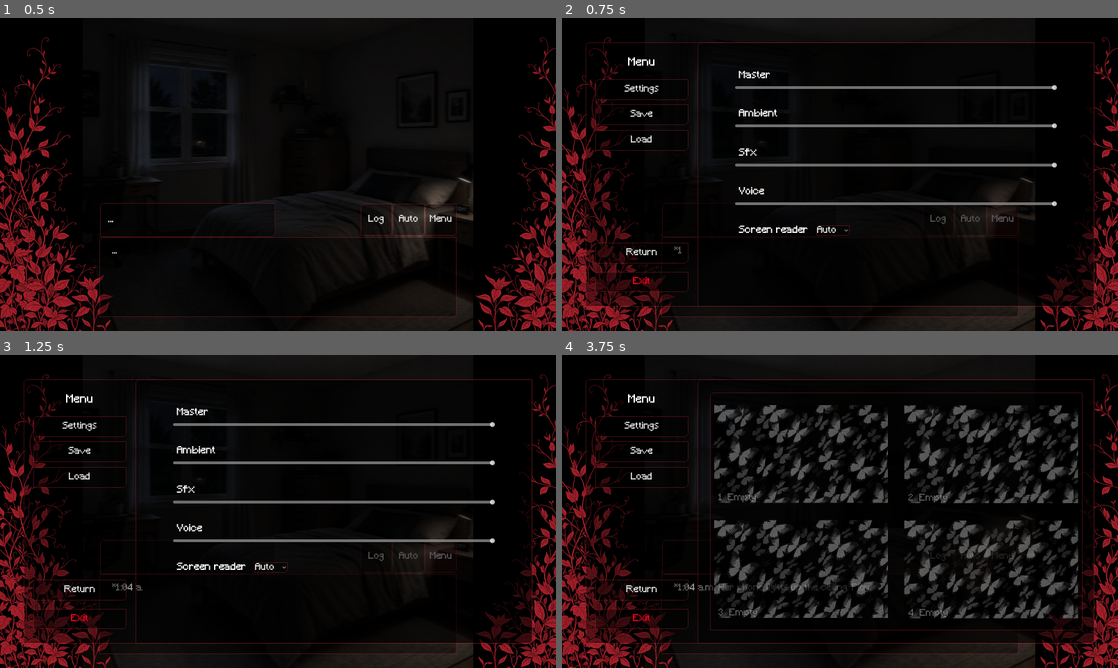
Above: before the commit, frames 1-4 (two rows, left to right).
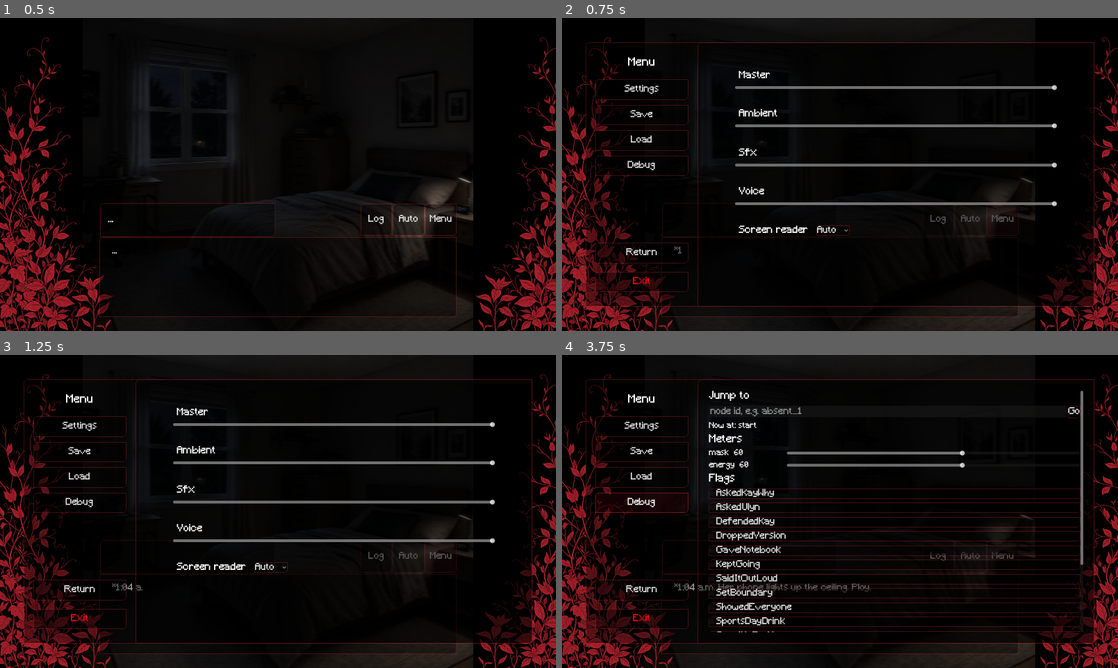
Above: after the commit, the same moments.

Repository: candydaisy/UntitledIllness
Game: Godot game, scene res://Scenes/Characters/Elysia.tscn
Same seed, same stepped clock (60 frames per second), same inputs: the game is played once before the commit and once after it. This scene is started directly instead of the project's main scene.
Inputs (mouse positions are in pixels of both pictures, inside the frame that each line leads up to):
- Up to frame 1 (0.5 s): no input
- Up to frame 2 (0.75 s): click "Menu" at 0.5 s
- Up to frame 3 (1.25 s): no input
- Up to frame 4 (3.75 s): click "Settings" at 1.25 s; click "Save" at 2 s; click "Load" at 2.75 s; click (639, 502) at 3.5 s, where only the run after the commit has a clickable "Debug"

Frame 1 is identical in both runs. In frame 2, 0.3% of the frame differs, in the area x 6-23%, y 27-51%; in frame 3, 0.3%; in frame 4, 18%, in the area x 6-94%, y 11-89%.

Commit message:
Fix invisible minigames, add a debug menu, ignore personal files
Minigames opened at 0x0 because their Node2D parent has no rect; they
now get the viewport's size. In debug builds the in-game menu has a
Debug page: jump to any node or minigame, set meters, toggle flags.
Also restyles the get-up Skip button and sets the game icon.

Co-Authored-By: Claude Opus 5.5 <noreply@anthropic.com>

Diff:
--- a/Scenes/Menus/Setting.tscn
+++ b/Scenes/Menus/Setting.tscn
@@ -114,9 +114,9 @@
 [node name="Save" type="Button" parent="Main" unique_id=1461276475]
 layout_mode = 0
 offset_left = 28.0
-offset_top = 178.0
-offset_right = 295.0
-offset_bottom = 236.0
+offset_top = 179.0
+offset_right = 295.0
+offset_bottom = 237.0
 text = "Save"
 
 [node name="Load" type="Button" parent="Main" unique_id=1730934944]
--- a/Scenes/Menus/setting.gd
+++ b/Scenes/Menus/setting.gd
@@ -27,6 +27,7 @@
 @onready var save_slots : Array = $"Sub2-save/Container".get_children()
 @onready var load_slots : Array = $"Sub3-load/Container".get_children()
 
+var debug_panel : Panel # only in debug builds (editor runs, "Export With Debug")
 var screenshot : Image # taken when the menu opens in-game, before it covers the screen
 var _pending_action : Callable # what Confirm does
 
@@ -68,6 +69,8 @@
 		_add_slot_label(slot)
 
 	_add_screen_reader_option()
+	if OS.is_debug_build():
+		_add_debug_page()
 
 	# Screen readers: say what each part is, and announce questions.
 	$Main/Return.accessibility_description = "Close the menu. Shortcut: Escape."
@@ -80,6 +83,8 @@
 func open() -> void:
 	screenshot = get_viewport().get_texture().get_image() if _story() else null
 	$Main/Save.disabled = _story() == null # nothing to save on the title screen
+	if debug_panel:
+		$Main/Debug.visible = _story() != null
 	_hide_confirm()
 	_show_sub(setting_panel)
 	visible = true
@@ -96,9 +101,12 @@
 	return get_tree().current_scene as StoryPlayer
 
 func _show_sub(panel: Panel) -> void:
-	for p in [setting_panel, save_panel, load_panel]:
-		p.visible = (p == panel)
-	if panel != setting_panel:
+	for p in [setting_panel, save_panel, load_panel, debug_panel]:
+		if p:
+			p.visible = (p == panel)
+	if panel == debug_panel:
+		_fill_debug_page()
+	elif panel != setting_panel:
 		_refresh_slots()
 	if visible:
 		Accessibility.focus_first_button.call_deferred(panel)
@@ -158,6 +166,121 @@
 	setting_panel.add_child(row)
 
 
+# --- Debug (to show and test the story: jump anywhere, change meters and flags) ---
+
+func _add_debug_page() -> void:
+	var button := $Main/Load.duplicate(0) as Button # 0: without Load's click handler
+	button.name = "Debug"
+	button.text = "Debug"
+	button.position.y += $Main/Load.position.y - $Main/Save.position.y # one step below Load
+	button.accessibility_description = "Jump to scenes and minigames, change meters and flags."
+	button.pressed.connect(func(): _show_sub(debug_panel))
+	$Main.add_child(button)
+
+	debug_panel = Panel.new()
+	debug_panel.name = "Sub4-debug"
+	for prop in ["anchor_left", "anchor_top", "anchor_right", "anchor_bottom", "offset_left", "offset_top", "offset_right", "offset_bottom"]:
+		debug_panel.set(prop, setting_panel.get(prop)) # same place and size as the Settings page
+	debug_panel.visible = false
+	add_child(debug_panel)
+	move_child(debug_panel, confirm.get_index()) # under the Confirm popup
+
+	var margin := MarginContainer.new()
+	margin.set_anchors_and_offsets_preset(Control.PRESET_FULL_RECT)
+	for side in ["left", "right", "top", "bottom"]:
+		margin.add_theme_constant_override("margin_" + side, 32)
+	debug_panel.add_child(margin)
+	var scroll := ScrollContainer.new()
+	scroll.horizontal_scroll_mode = ScrollContainer.SCROLL_MODE_DISABLED
+	margin.add_child(scroll)
+	var column := VBoxContainer.new()
+	column.name = "Column"
+	column.size_flags_horizontal = Control.SIZE_EXPAND_FILL
+	column.add_theme_constant_override("separation", 12)
+	scroll.add_child(column)
+
+## Rebuilt every time the page opens, so it always shows the story's current state.
+func _fill_debug_page() -> void:
+	var column := debug_panel.find_child("Column", true, false) as VBoxContainer
+	for child in column.get_children():
+		child.queue_free()
+	var story := _story()
+	if story == null:
+		return
+
+	column.add_child(_debug_heading("Jump to"))
+	var games := []
+	for id in story.graph.nodes:
+		if story.graph.nodes[id].has("minigame"):
+			games.append(id)
+	games.sort()
+	for id in games:
+		var go := Button.new()
+		go.text = "Minigame: %s (%s)" % [String(story.graph.nodes[id]["minigame"]).get_file().get_basename(), id]
+		go.pressed.connect(_debug_jump.bind(id))
+		column.add_child(go)
+	var row := HBoxContainer.new()
+	var field := LineEdit.new()
+	field.placeholder_text = "node id, e.g. absent_1"
+	field.accessibility_name = "Node id to jump to"
+	field.size_flags_horizontal = Control.SIZE_EXPAND_FILL
+	var jump := Button.new()
+	jump.text = "Go"
+	jump.pressed.connect(func(): _debug_jump(field.text.strip_edges()))
+	field.text_submitted.connect(func(text): _debug_jump(text.strip_edges()))
+	row.add_child(field)
+	row.add_child(jump)
+	column.add_child(row)
+	column.add_child(_debug_label("Now at: %s" % story.current_node))
+
+	column.add_child(_debug_heading("Meters"))
+	var meters : Dictionary = story.mode.get_meters()
+	for meter in meters:
+		var line := HBoxContainer.new()
+		var label := _debug_label("%s  %d" % [meter, meters[meter]])
+		label.custom_minimum_size.x = 220
+		var slider := HSlider.new()
+		slider.min_value = 0
+		slider.max_value = 100
+		slider.step = 1
+		slider.value = meters[meter]
+		slider.size_flags_horizontal = Control.SIZE_EXPAND_FILL
+		slider.size_flags_vertical = Control.SIZE_SHRINK_CENTER
+		slider.accessibility_name = meter
+		slider.value_changed.connect(func(v):
+			story.debug_set_meters({meter: v})
+			label.text = "%s  %d" % [meter, v])
+		line.add_child(label)
+		line.add_child(slider)
+		column.add_child(line)
+
+	column.add_child(_debug_heading("Flags"))
+	for flag in story.graph.flag_names():
+		var box := CheckBox.new()
+		box.text = flag
+		box.button_pressed = story.flags.get(flag, false)
+		box.toggled.connect(func(on): story.flags[flag] = on)
+		column.add_child(box)
+
+func _debug_jump(node: String) -> void:
+	var story := _story()
+	if story == null or not story.graph.has_entry(node):
+		return
+	close()
+	story.debug_jump(node)
+
+func _debug_heading(text: String) -> Label:
+	var label := _debug_label(text)
+	label.add_theme_font_size_override("font_size", 30)
+	return label
+
+func _debug_label(text: String) -> Label:
+	var label := Label.new()
+	label.text = text
+	label.add_theme_font_size_override("font_size", 22)
+	return label
+
+
 # --- Save / load ---
 
 func _on_save_slot(slot: int) -> void:
--- a/Scenes/Minigames/get_up.tscn
+++ b/Scenes/Minigames/get_up.tscn
@@ -47,6 +47,17 @@
 ItemList/styles/panel = SubResource("StyleBoxFlat_normal")
 Panel/styles/panel = SubResource("StyleBoxFlat_normal")
 ProgressBar/styles/background = ExtResource("1_bst1h")
+
+[sub_resource type="StyleBoxFlat" id="StyleBoxFlat_vhrwg"]
+bg_color = Color(0, 0, 0, 0.39215687)
+border_width_left = 1
+border_width_top = 1
+border_width_right = 1
+border_width_bottom = 1
+border_color = Color(1, 0.078431375, 0.08627451, 0.6156863)
+border_blend = true
+corner_radius_top_left = 10
+corner_radius_bottom_right = 10
 
 [node name="GetUp" type="Control" unique_id=1040278942]
 layout_mode = 3
@@ -123,16 +134,18 @@
 [node name="Skip" type="Button" parent="." unique_id=1177769733]
 unique_name_in_owner = true
 layout_mode = 1
-anchors_preset = 3
-anchor_left = 1.0
+anchors_preset = 7
+anchor_left = 0.5
 anchor_top = 1.0
-anchor_right = 1.0
+anchor_right = 0.5
 anchor_bottom = 1.0
-offset_left = -213.0
-offset_top = -74.0
-offset_right = -21.0
-offset_bottom = -24.0
-grow_horizontal = 0
+offset_left = -96.0
+offset_top = -80.0
+offset_right = 96.0
+offset_bottom = -30.0
+grow_horizontal = 2
 grow_vertical = 0
+theme_override_colors/font_color = Color(1, 0.1764706, 0.1764706, 1)
 theme_override_font_sizes/font_size = 16
+theme_override_styles/normal = SubResource("StyleBoxFlat_vhrwg")
 text = "Stay in bed"
--- a/Scripts/StoryEngine/flow_graph.gd
+++ b/Scripts/StoryEngine/flow_graph.gd
@@ -71,3 +71,22 @@
 			if target != "" and not nodes.has(target):
 				problems.append("Node %s points to missing node %s" % [id, target])
 	return problems
+
+
+## Every flag the story sets or checks, sorted (for the debug menu).
+func flag_names() -> Array:
+	var notice := RegEx.create_from_string(Accessibility.NOTICE)
+	var found := {}
+	for id in nodes:
+		var entry : Dictionary = nodes[id]
+		for choice in entry.get("choices", []) + entry.get("results", {}).values():
+			for key in ["set_flag", "requires"]:
+				if choice.has(key):
+					found[choice[key]] = true
+		if entry.get("secret", {}).has("flag"):
+			found[entry["secret"]["flag"]] = true
+		for m in notice.search_all(String(entry.get("text", ""))):
+			found[m.get_string(2)] = true
+	var names := found.keys()
+	names.sort()
+	return names
--- a/Scripts/StoryEngine/story_player.gd
+++ b/Scripts/StoryEngine/story_player.gd
@@ -473,6 +473,7 @@
 	minigame = game
 	dialog.visible = false
 	add_child(game) # outside Cenfix, so the character's world tint applies to it
+	game.size = get_viewport_rect().size # a Node2D parent has no rect, so full-screen anchors alone give 0x0
 	var result : String = await game.finished
 	game.queue_free()
 	minigame = null
@@ -482,6 +483,22 @@
 		push_error("Node %s: minigame finished with '%s', which isn't in its results" % [current_node, result])
 		return
 	select_choice(results[result])
+
+## Debug menu: goes straight to a node. Meters and flags stay as they are,
+## and rewinding stops here.
+func debug_jump(node: String) -> void:
+	if not graph.has_entry(node) or minigame:
+		return
+	typewriter.stop()
+	pending_secret = ""
+	_push_history(current_node, true)
+	current_node = node
+	process_node(node)
+
+## Debug menu: sets meters and shows their effects (tint, typing speed...).
+func debug_set_meters(meters: Dictionary) -> void:
+	mode.set_meters(meters)
+	mode.apply_effects()
 
 ## Locks choices the mode says are locked, and hides choices whose
 ## "requires" flag hasn't been set (e.g. a detail that wasn't noticed).
--- a/project.godot
+++ b/project.godot
@@ -16,6 +16,7 @@
 config/features=PackedStringArray("4.7", "GL Compatibility")
 boot_splash/bg_color=Color(0, 0, 0, 1)
 boot_splash/show_image=false
+config/icon="uid://b38jifvjmvwgh"
 
 [audio]
 
Not shown: 1 places in Scenes/Minigames/get_up.tscn that only renumber resources
Not shown, changed: .gitignore
